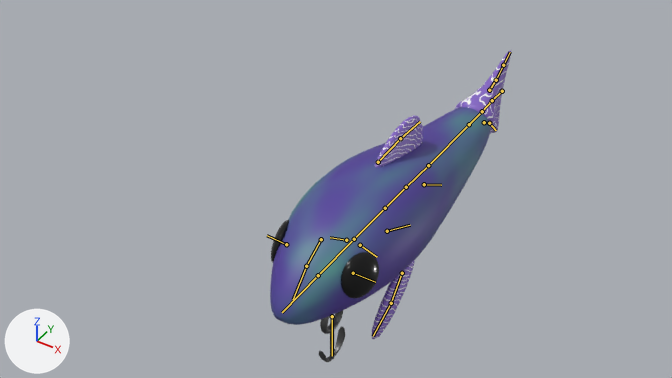
What one commit did to the Blender file Assets/Models/Blender/Minnow.blend.
Rendered twice from the file's camera 'Camera.002'. Arrows for +X, +Y and +Z are at lower left; the lights stay in place. The bones that bend it are drawn over the model as lines.

The first picture shows 'Anchor.001', 'Body.002', 'Fin.010', 'Fin.011', 'Fin.014', 'Sphere.002'.
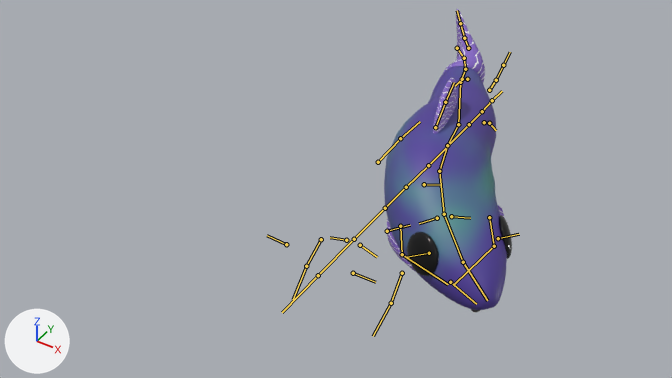
Commit message: minnow hurt anim

The newer file adds an action. The first version stands in its rest pose; the second is drawn at frame 21 of the action 'Hurt'.

Changed parts and their boxes (x1, y1, x2, y2) in the pictures (672 x 378 px):
'Body.002', posed (44% narrower, 12% taller)
    before: (270, 107, 491, 325)
    after: (384, 66, 507, 310)
'Sphere.002', posed (22% shorter)
    before: (271, 220, 379, 298)
    after: (407, 215, 512, 276)
'Fin.014', posed
    before: (455, 50, 511, 134)
    after: (443, 9, 485, 83)
'Fin.010', posed (49% narrower)
    before: (375, 115, 423, 168)
    after: (433, 78, 457, 134)
'Fin.011', posed
    before: (372, 260, 415, 339)
    after: (387, 204, 504, 272)
'Anchor.001', posed
    before: (319, 311, 345, 362)
    after: (471, 309, 480, 312)
bone 'Anchor', root to tip
    before: (332, 316) to (332, 356)
    after: (450, 282) to (476, 304)

The change, as a list of edits to the scene's bpy script:
```text
Change bone_torso:
    where bone_torso = bpy.data.objects['rig.002'].pose.bones['torso']  # child of 'MCH-torso.parent'
    bone_torso.location: (0.0, 0.0, 0.0) -> (0.0, 0.91, 0.0)
Change bone_hips:
    where bone_hips = bpy.data.objects['rig.002'].pose.bones['hips']  # child of 'torso'
    bone_hips.rotation_quaternion: (1.0, 0.0, 0.0, 0.0) -> (0.976, 0.0, 0.0, 0.221)  # degrees (0, 0, 0) -> degrees (0, 0, 25)
Change bone_chest:
    where bone_chest = bpy.data.objects['rig.002'].pose.bones['chest']  # child of 'torso'
    bone_chest.rotation_quaternion: (1.0, 0.0, 0.0, 0.0) -> (0.947, 0.143, -0.037, 0.274)  # degrees (0, 0, 0) -> degrees (15, -9, 31)
Change bone_spine_master_002:
    where bone_spine_master_002 = bpy.data.objects['rig.002'].pose.bones['spine_master.002']  # child of 'tweak_spine.003'
    bone_spine_master_002.rotation_quaternion: (1.0, 0.0, 0.0, 0.0) -> (0.988, 0.0, 0.004, 0.133)  # degrees (0, 0, 0) -> degrees (0, 0, 15)
Change bone_neck:
    where bone_neck = bpy.data.objects['rig.002'].pose.bones['neck']  # child of 'MCH-ROT-neck'
    bone_neck.rotation_quaternion: (1.0, 0.0, 0.0, 0.0) -> (0.987, 0.007, -0.019, -0.144)  # degrees (0, 0, 0) -> degrees (1, -2, -17)
Change bone_head:
    where bone_head = bpy.data.objects['rig.002'].pose.bones['head']  # child of 'MCH-ROT-head'
    bone_head.location: (0.0, 0.0, 0.0) -> (0.12, -0.05, 0.01)
    bone_head.rotation_quaternion: (1.0, 0.0, 0.0, 0.0) -> (0.887, 0.0, -0.003, -0.416)  # degrees (0, 0, 0) -> degrees (0, 0, -50)
Change bone_tweak_side_fin_l_002:
    where bone_tweak_side_fin_l_002 = bpy.data.objects['rig.002'].pose.bones['tweak_side_fin.L.002']  # child of 'side_fin.L.001'
    bone_tweak_side_fin_l_002.location: (0.0, 0.0, 0.0) -> (0.17, 0.03, 0.39)
Change bone_tweak_side_fin_r_002:
    where bone_tweak_side_fin_r_002 = bpy.data.objects['rig.002'].pose.bones['tweak_side_fin.R.002']  # child of 'side_fin.R.001'
    bone_tweak_side_fin_r_002.location: (0.0, 0.0, 0.0) -> (-0.17, 0.03, 0.39)
Change bone_anchor:
    where bone_anchor = bpy.data.objects['rig.002'].pose.bones['Anchor']
    bone_anchor.location: (0.0, 0.0, 0.0) -> (0.61, 0.26, 1.34)
    bone_anchor.rotation_quaternion: (1.0, 0.0, 0.0, 0.0) -> (0.855, 0.158, -0.389, -0.294)  # degrees (0, 0, 0) -> degrees (38, -35, -50)
```
